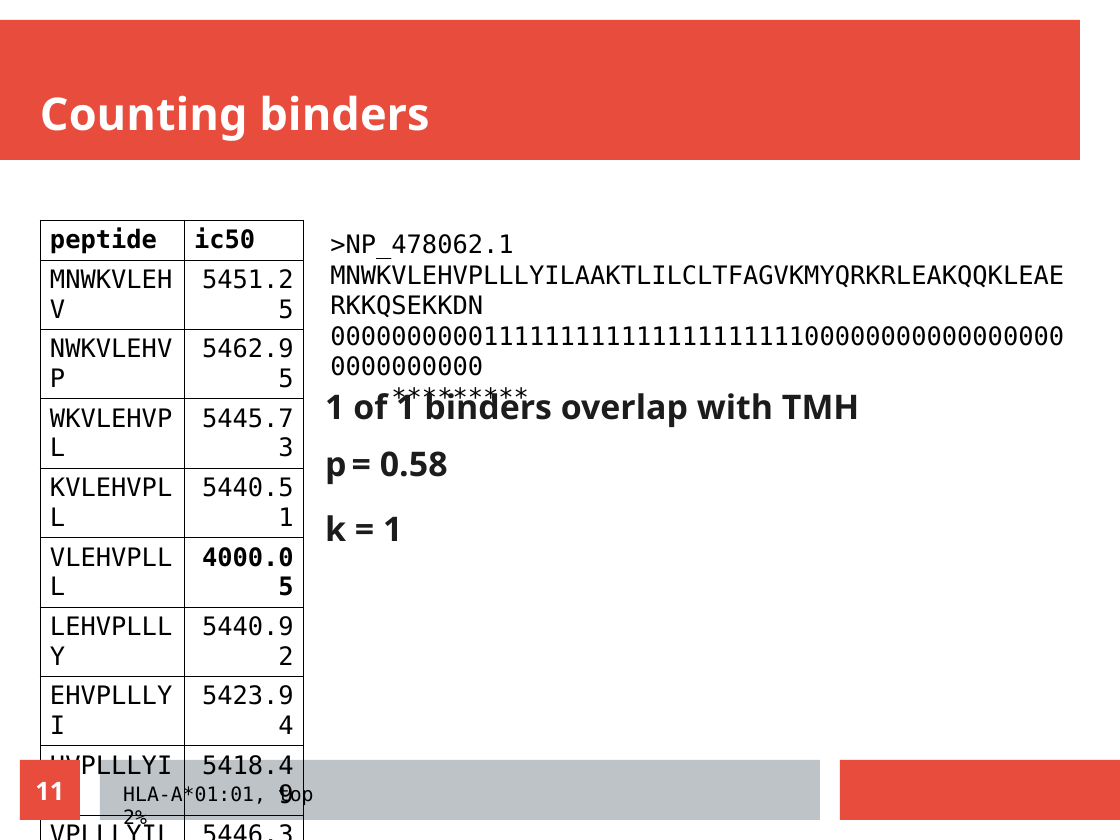
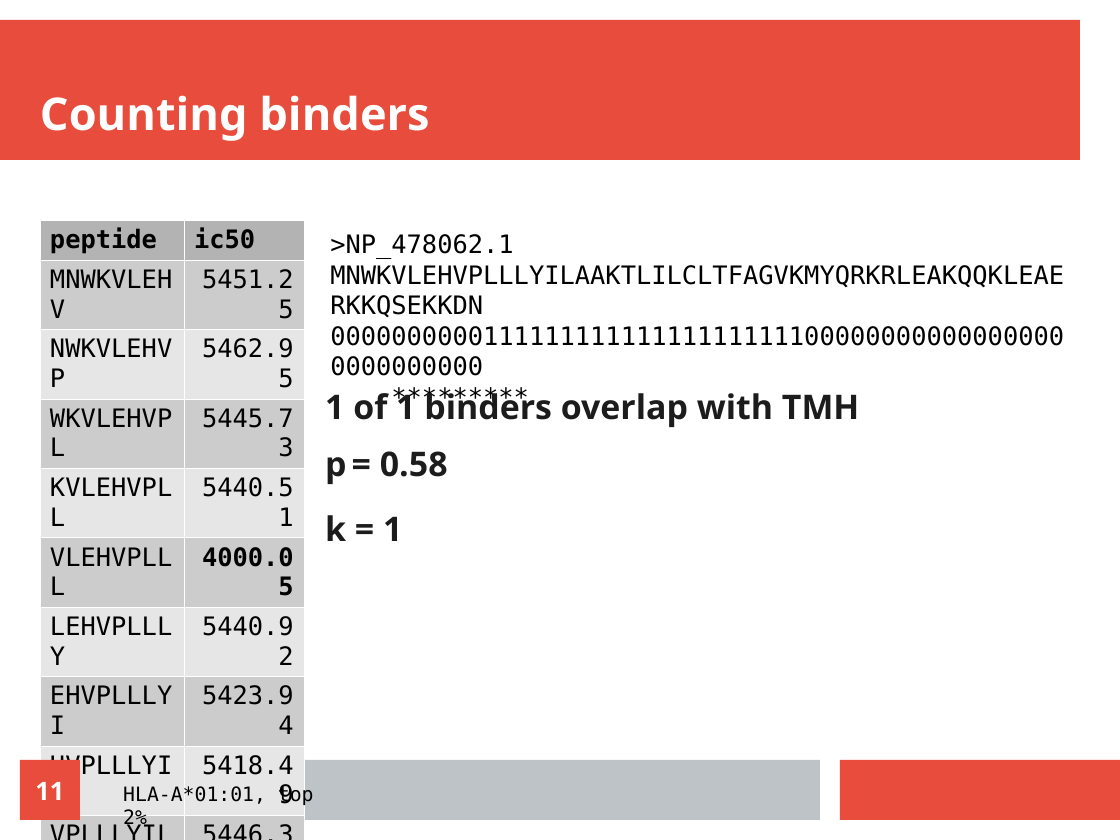
Before and after one commit to richelbilderbeek/cellbio_presentation_20210201, a slide deck: slide 11 of cellbio_presentation_20210201.odp. Drawn at 1120x840 pixels with LibreOffice and Linux fonts; fonts in the diff are those of the drawing. Boxes give left, top, right and bottom in pixels: in the first picture for what was removed or moved away, otherwise in the second. Text is boxed around its words. In the diff, an @@ line names an element or a change of style, - is before the commit and + after.

```diff
--- a/cellbio_presentation_20210201.odp
+++ b/cellbio_presentation_20210201.odp
@@ table at (40,221,304,779) @@
@@ fill none to #B3B3B3 in row 1 @@
@@ fill none to #CCCCCC in 14 cells @@
@@ fill none to #E6E6E6 in 12 cells @@
@@ borders changed @@
```
Also in this commit, not shown: 3 other slides changed.
